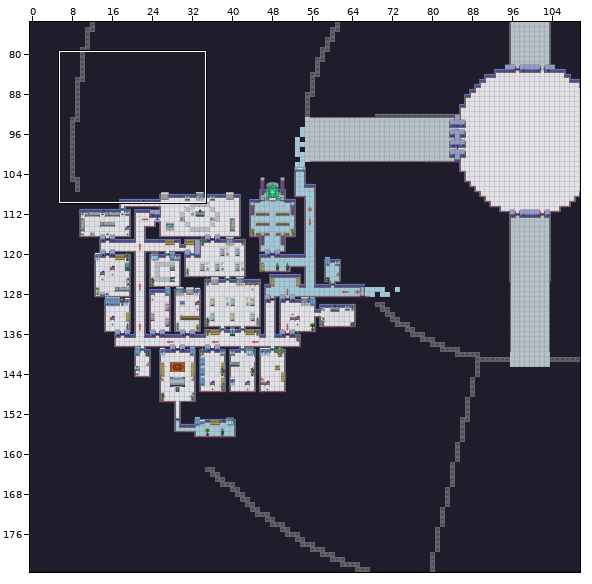
Two states of a Tiled map, gamedata/map/new_map.tmx. The first picture is a wide view before the edit; the outline marks the close-up.
Close-up. The starting point:
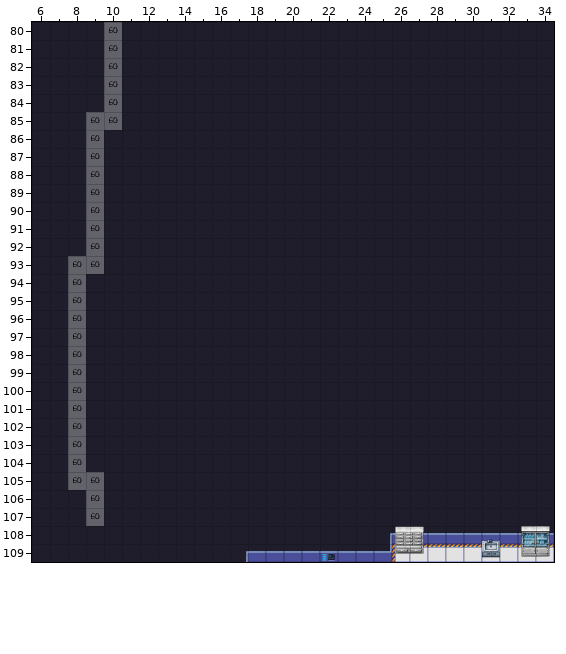
Cells are 32x32 px. Shown: x 6..34, y 80..109. The commit also changed other parts of the map, which this record leaves out.
New version:
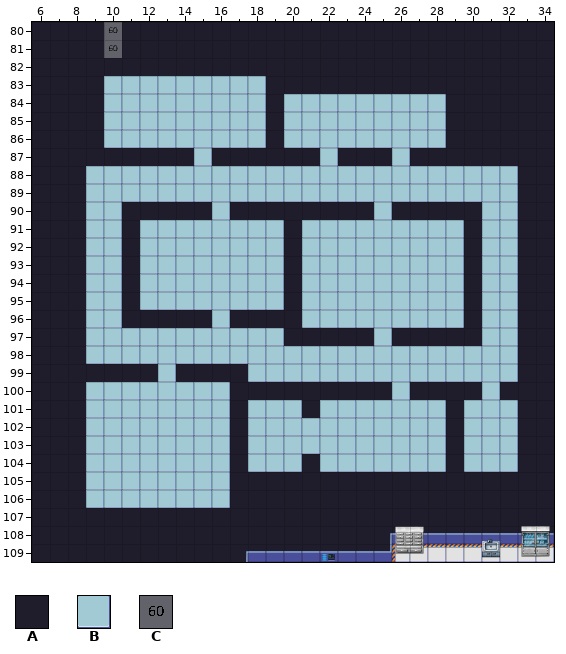
Key: from "TILES": A 2, B 61; from "numbers": C 59.
_ is an empty cell, . an unchanged one.
What changed:
--- layer "floor (это пол, по которому мы"
@@ x 8..32 @@
- 82 ..C......................
- 83 ..CAAAAAAAA..............
- 84 ..CAAAAAAAA.AAAAAAAAA....
- 85 .CCAAAAAAAA.AAAAAAAAA....
- 86 .CAAAAAAAAA.AAAAAAAAA....
- 87 .C.....A......A...A......
- 88 .CAAAAAAAAAAAAAAAAAAAAAAA
- 89 .CAAAAAAAAAAAAAAAAAAAAAAA
- 90 .CA.....A........A.....AA
- 91 .CA.AAAAAAAA.AAAAAAAAA.AA
- 92 .CA.AAAAAAAA.AAAAAAAAA.AA
- 93 CCA.AAAAAAAA.AAAAAAAAA.AA
- 94 CAA.AAAAAAAA.AAAAAAAAA.AA
- 95 CAA.AAAAAAAA.AAAAAAAAA.AA
- 96 CAA.....A....AAAAAAAAA.AA
- 97 CAAAAAAAAAAA.....A.....AA
- 98 CAAAAAAAAAAAAAAAAAAAAAAAA
- 99 C....A....AAAAAAAAAAAAAAA
-100 CAAAAAAAA.........A....A.
-101 CAAAAAAAA.AAA.AAAAAAA.AAA
-102 CAAAAAAAA.AAAAAAAAAAA.AAA
-103 CAAAAAAAA.AAAAAAAAAAA.AAA
-104 CAAAAAAAA.AAA.AAAAAAA.AAA
-105 CCAAAAAAA................
-106 .CAAAAAAA................
-107 .C.......................
+ 82 ..A......................
+ 83 ..BBBBBBBBB..............
+ 84 ..BBBBBBBBB.BBBBBBBBB....
+ 85 .ABBBBBBBBB.BBBBBBBBB....
+ 86 .ABBBBBBBBB.BBBBBBBBB....
+ 87 .A.....B......B...B......
+ 88 .BBBBBBBBBBBBBBBBBBBBBBBB
+ 89 .BBBBBBBBBBBBBBBBBBBBBBBB
+ 90 .BB.....B........B.....BB
+ 91 .BB.BBBBBBBB.BBBBBBBBB.BB
+ 92 .BB.BBBBBBBB.BBBBBBBBB.BB
+ 93 ABB.BBBBBBBB.BBBBBBBBB.BB
+ 94 ABB.BBBBBBBB.BBBBBBBBB.BB
+ 95 ABB.BBBBBBBB.BBBBBBBBB.BB
+ 96 ABB.....B....BBBBBBBBB.BB
+ 97 ABBBBBBBBBBB.....B.....BB
+ 98 ABBBBBBBBBBBBBBBBBBBBBBBB
+ 99 A....B....BBBBBBBBBBBBBBB
+100 ABBBBBBBB.........B....B.
+101 ABBBBBBBB.BBB.BBBBBBB.BBB
+102 ABBBBBBBB.BBBBBBBBBBB.BBB
+103 ABBBBBBBB.BBBBBBBBBBB.BBB
+104 ABBBBBBBB.BBB.BBBBBBB.BBB
+105 ABBBBBBBB................
+106 .BBBBBBBB................
+107 .A.......................
Changed places in both close-ups, as pixel boxes (x1, y1, x2, y2):
changed: (68, 58, 518, 526)
